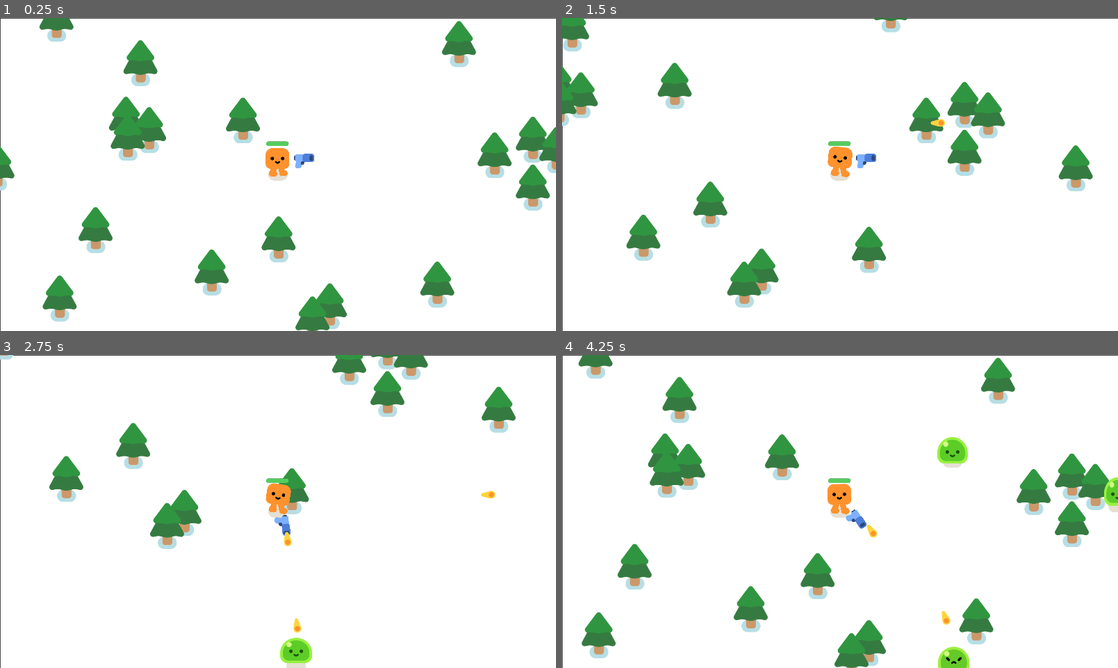
Above: before the commit, frames 1-4 (two rows, left to right).
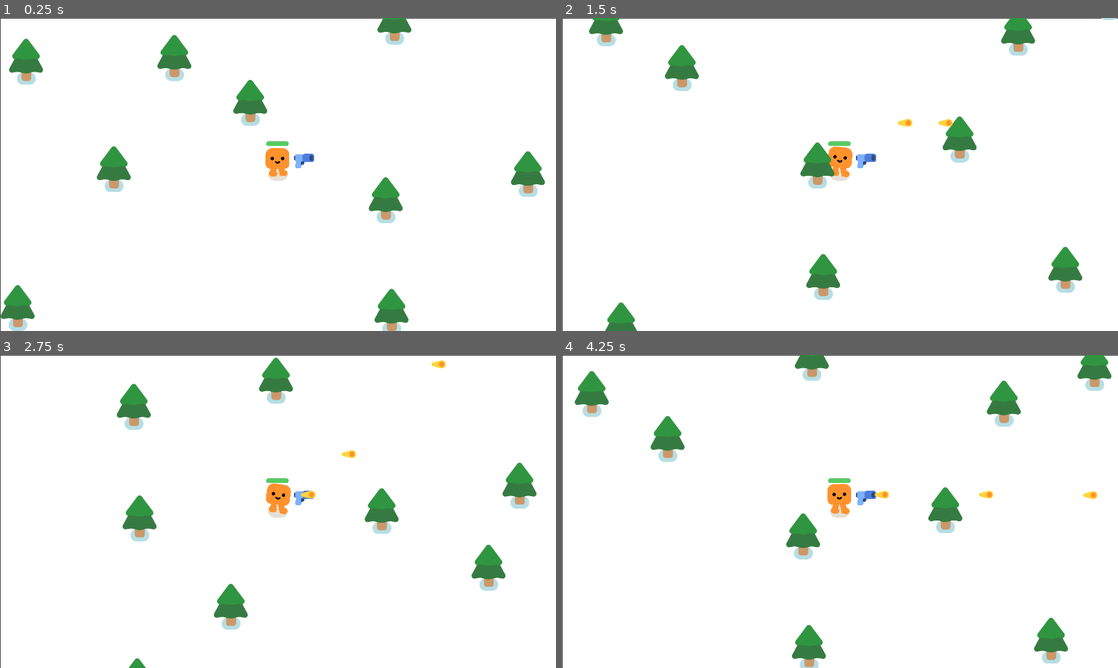
Above: after the commit, the same moments.

Repository: reblox01/Slime-Shooter
Game: Godot game, scene res://survivor_game.tscn
Same seed, same stepped clock (60 frames per second), same inputs: the game is played once before the commit and once after it.
Inputs:
- Up to frame 1 (0.25 s): no input
- Up to frame 2 (1.5 s): tap Enter at 0.5 s; hold D (move_right) 0.53-1.28 s; hold S (move_down) from 1.28 s (still down)
- Up to frame 3 (2.75 s): release S (move_down) at 2.03 s; hold D (move_right) from 2.03 s (still down)
- Up to frame 4 (4.25 s): release D (move_right) at 2.78 s; hold W (move_up) 2.78-3.53 s; hold A (move_left) from 3.53 s (still down)

The runs differ from the first frame. In frame 1, 13% of the frame differs, in the area x 0-100%, y 0-100%; in frame 2, 11%; in frame 3, 9.3%; in frame 4, 15%, in the area x 2-100%, y 0-100%.

Commit message:
update GameOver's screen & mobs speed

Diff:
--- a/bullet.gd
+++ b/bullet.gd
@@ -3,7 +3,7 @@
 var travelled_distance = 0
 
 func _physics_process(delta):
-	const SPEED = 1000
+	const SPEED = 600
 	const RANGE = 1200
 
 	var direction = Vector2.RIGHT.rotated(rotation)
--- a/mob.gd
+++ b/mob.gd
@@ -1,6 +1,6 @@
 extends CharacterBody2D
 
-var health = 5
+var health = 3
 
 @onready var player = get_node("/root/Game/Player")
 
--- a/survivor_game.gd
+++ b/survivor_game.gd
@@ -1,7 +1,6 @@
 extends Node2D
 
 func _ready():
-	spawn_mob()
 	spawn_mob()
 	spawn_mob()
 
--- a/survivor_game.tscn
+++ b/survivor_game.tscn
@@ -7,9 +7,9 @@
 
 [sub_resource type="Curve2D" id="Curve2D_6f6oi"]
 _data = {
-"points": PackedVector2Array(0, 0, 0, 0, -1140, -939, 0, 0, 0, 0, 178, -924, 0, 0, 0, 0, 1629, -929, 0, 0, 0, 0, 1624, 745, 0, 0, 0, 0, -1111, 769)
+"points": PackedVector2Array(0, 0, 0, 0, 178, -924, 0, 0, 0, 0, 1629, -929, 0, 0, 0, 0, 1624, 745, 0, 0, 0, 0, -1111, 769)
 }
-point_count = 5
+point_count = 4
 
 [node name="Game" type="Node2D"]
 y_sort_enabled = true
@@ -20,6 +20,9 @@
 layer = -30
 
 [node name="ColorRect" type="ColorRect" parent="CanvasLayer"]
+anchors_preset = -1
+anchor_right = 1.3099
+anchor_bottom = 1.4213
 offset_left = 3.0
 offset_top = 2.0
 offset_right = 2571.0
@@ -27,18 +30,131 @@
 metadata/_edit_use_anchors_ = true
 
 [node name="Player" parent="." instance=ExtResource("1_p5msg")]
-position = Vector2(-246, 82)
+position = Vector2(1174, 851)
 
 [node name="Path2D" type="Path2D" parent="Player"]
+position = Vector2(-679, 63.0001)
+scale = Vector2(2.22174, 2.33841)
 curve = SubResource("Curve2D_6f6oi")
 
 [node name="PathFollow2D" type="PathFollow2D" parent="Player/Path2D"]
 unique_name_in_owner = true
-position = Vector2(-1140, -939)
-rotation = 0.0113804
+position = Vector2(178, -924)
+rotation = -0.00344589
 
 [node name="PineTree" parent="." instance=ExtResource("2_5xky7")]
 position = Vector2(-999, 565)
+
+[node name="PineTree23" parent="." instance=ExtResource("2_5xky7")]
+position = Vector2(-710, 797)
+
+[node name="PineTree24" parent="." instance=ExtResource("2_5xky7")]
+position = Vector2(-327, 881)
+
+[node name="PineTree25" parent="." instance=ExtResource("2_5xky7")]
+position = Vector2(157, 864)
+
+[node name="PineTree26" parent="." instance=ExtResource("2_5xky7")]
+position = Vector2(608, 888)
+
+[node name="PineTree27" parent="." instance=ExtResource("2_5xky7")]
+position = Vector2(1079, 659)
+
+[node name="PineTree28" parent="." instance=ExtResource("2_5xky7")]
+position = Vector2(817, 504)
+
+[node name="PineTree29" parent="." instance=ExtResource("2_5xky7")]
+position = Vector2(1547, 995)
+
+[node name="PineTree39" parent="." instance=ExtResource("2_5xky7")]
+position = Vector2(276, 1367)
+
+[node name="PineTree40" parent="." instance=ExtResource("2_5xky7")]
+position = Vector2(869, 1547)
+
+[node name="PineTree41" parent="." instance=ExtResource("2_5xky7")]
+position = Vector2(-521, 1727)
+
+[node name="PineTree42" parent="." instance=ExtResource("2_5xky7")]
+position = Vector2(-857, 1337)
+
+[node name="PineTree43" parent="." instance=ExtResource("2_5xky7")]
+position = Vector2(1882, 1685)
+
+[node name="PineTree55" parent="." instance=ExtResource("2_5xky7")]
+position = Vector2(1559, 1942)
+
+[node name="PineTree56" parent="." instance=ExtResource("2_5xky7")]
+position = Vector2(1759, 2199)
+
+[node name="PineTree57" parent="." instance=ExtResource("2_5xky7")]
+position = Vector2(2672, 2199)
+
+[node name="PineTree58" parent="." instance=ExtResource("2_5xky7")]
+position = Vector2(-77, 2075)
+
+[node name="PineTree59" parent="." instance=ExtResource("2_5xky7")]
+position = Vector2(-77, 1609)
+
+[node name="PineTree44" parent="." instance=ExtResource("2_5xky7")]
+position = Vector2(2403, 1355)
+
+[node name="PineTree45" parent="." instance=ExtResource("2_5xky7")]
+position = Vector2(2553, 414)
+
+[node name="PineTree46" parent="." instance=ExtResource("2_5xky7")]
+position = Vector2(2038, 905)
+
+[node name="PineTree47" parent="." instance=ExtResource("2_5xky7")]
+position = Vector2(2769, -360)
+
+[node name="PineTree48" parent="." instance=ExtResource("2_5xky7")]
+position = Vector2(3003, 719)
+
+[node name="PineTree49" parent="." instance=ExtResource("2_5xky7")]
+position = Vector2(2290, 0)
+
+[node name="PineTree50" parent="." instance=ExtResource("2_5xky7")]
+position = Vector2(2104, -306)
+
+[node name="PineTree51" parent="." instance=ExtResource("2_5xky7")]
+position = Vector2(2240, 537)
+
+[node name="PineTree52" parent="." instance=ExtResource("2_5xky7")]
+position = Vector2(2879, 1267)
+
+[node name="PineTree53" parent="." instance=ExtResource("2_5xky7")]
+position = Vector2(2772, 1550)
+
+[node name="PineTree54" parent="." instance=ExtResource("2_5xky7")]
+position = Vector2(1567, 1380)
+
+[node name="PineTree30" parent="." instance=ExtResource("2_5xky7")]
+position = Vector2(1577, 379)
+
+[node name="PineTree31" parent="." instance=ExtResource("2_5xky7")]
+position = Vector2(1426, -99)
+
+[node name="PineTree32" parent="." instance=ExtResource("2_5xky7")]
+position = Vector2(1426, -99)
+
+[node name="PineTree33" parent="." instance=ExtResource("2_5xky7")]
+position = Vector2(1026, -200)
+
+[node name="PineTree34" parent="." instance=ExtResource("2_5xky7")]
+position = Vector2(1692, -479)
+
+[node name="PineTree35" parent="." instance=ExtResource("2_5xky7")]
+position = Vector2(649, -523)
+
+[node name="PineTree36" parent="." instance=ExtResource("2_5xky7")]
+position = Vector2(343, -543)
+
+[node name="PineTree37" parent="." instance=ExtResource("2_5xky7")]
+position = Vector2(1396, -570)
+
+[node name="PineTree38" parent="." instance=ExtResource("2_5xky7")]
+position = Vector2(1090, 179)
 
 [node name="PineTree2" parent="." instance=ExtResource("2_5xky7")]
 position = Vector2(-1214, 113)
@@ -109,5 +225,30 @@
 
 [node name="GameOver" parent="." instance=ExtResource("4_32ld2")]
 
+[node name="ColorRect3" type="ColorRect" parent="GameOver"]
+anchors_preset = 15
+anchor_right = 1.0
+anchor_bottom = 1.0
+grow_horizontal = 2
+grow_vertical = 2
+size_flags_vertical = 4
+color = Color(0, 0, 0, 0.556863)
+
+[node name="Label" type="Label" parent="GameOver/ColorRect3"]
+layout_mode = 1
+anchors_preset = 8
+anchor_left = 0.5
+anchor_top = 0.5
+anchor_right = 0.5
+anchor_bottom = 0.5
+offset_left = -502.0
+offset_top = -120.5
+offset_right = 502.0
+offset_bottom = 120.5
+grow_horizontal = 2
+grow_vertical = 2
+theme_override_font_sizes/font_size = 176
+text = "Game Over!"
+
 [connection signal="health_deplated" from="Player" to="." method="_on_player_health_deplated"]
 [connection signal="timeout" from="Timer" to="." method="_on_timer_timeout"]
